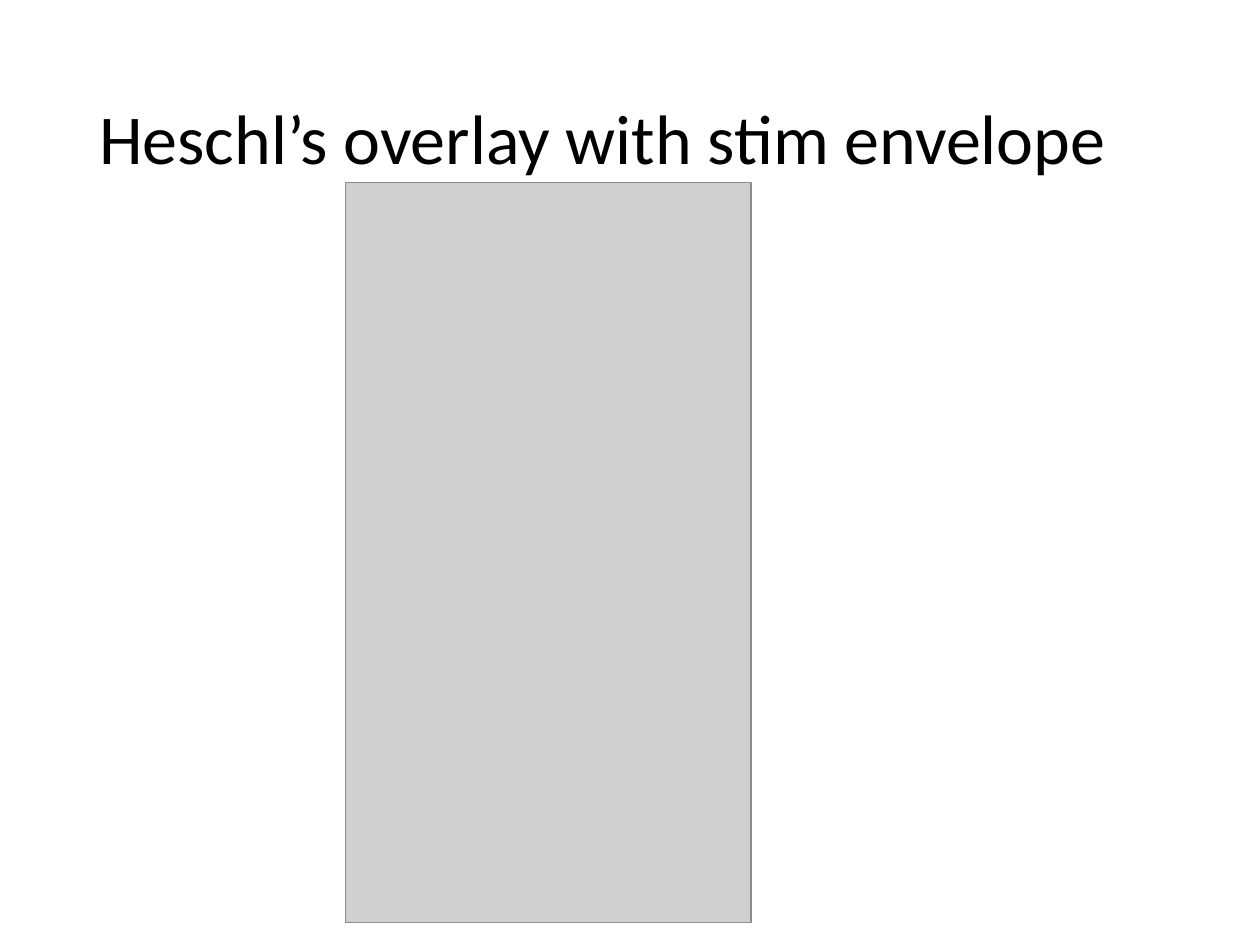
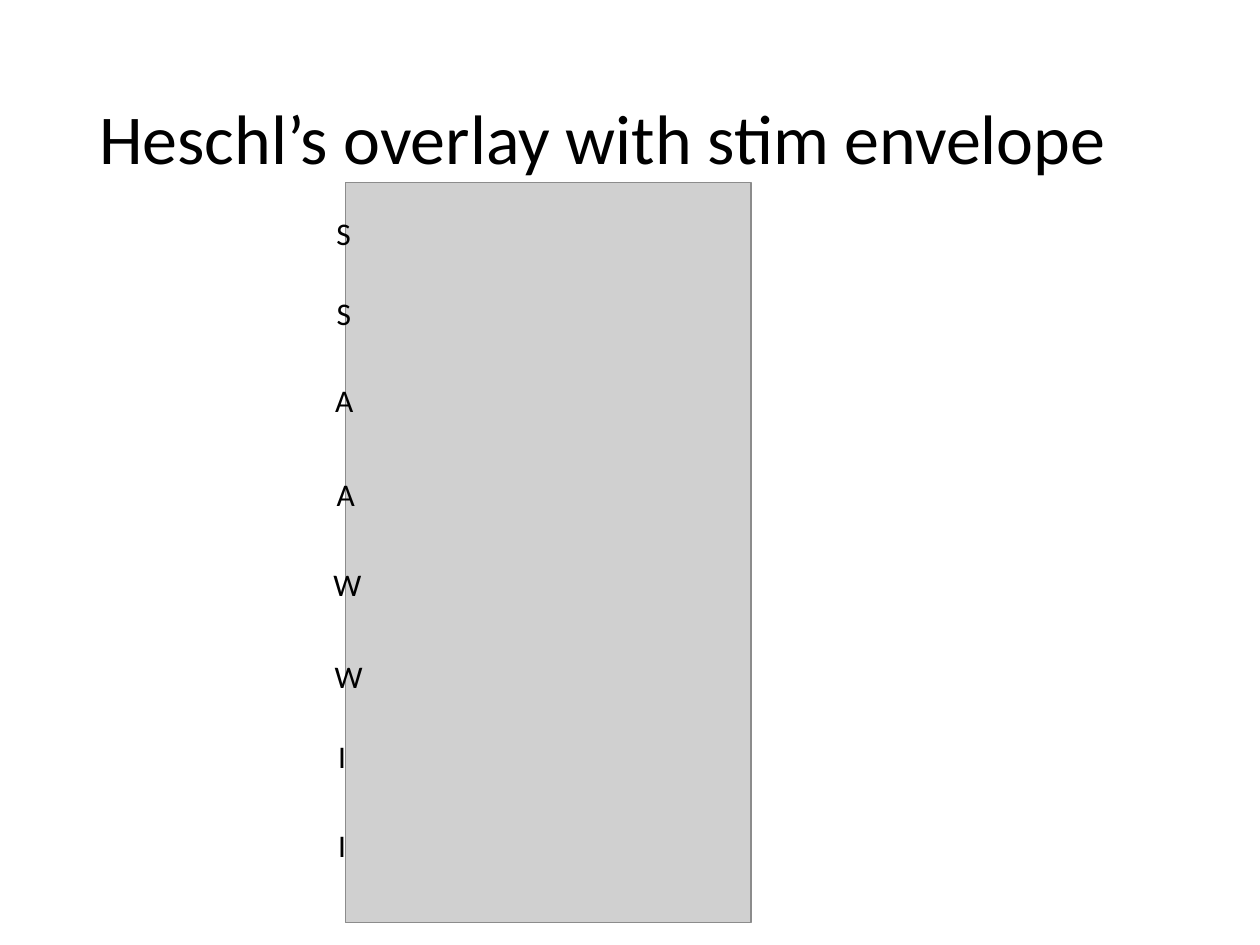
Before and after one commit to asternin/PhDProject, a slide deck: slide 22 of Meetings/2019.06.04-CommitteeMeeting.pptx. Drawn at 1260x945 pixels with LibreOffice and Linux fonts; fonts in the diff are those of the drawing; grey boxes stand for pictures. Boxes give left, top, right and bottom in pixels: in the first picture for what was removed or moved away, otherwise in the second. Text is boxed around its words. In the diff, an @@ line names an element or a change of style, - is before the commit and + after.

```diff
--- a/Meetings/2019.06.04-CommitteeMeeting.pptx
+++ b/Meetings/2019.06.04-CommitteeMeeting.pptx
@@ text added at bbox=[336, 219, 350, 253], 18 pt, text #000000 @@
+S
@@ text added at bbox=[337, 298, 351, 332], 18 pt, text #000000 @@
+S
@@ text added at bbox=[335, 386, 353, 420], 18 pt, text #000000 @@
+A
@@ text added at bbox=[337, 480, 355, 514], 18 pt, text #000000 @@
+A
@@ text added at bbox=[333, 569, 361, 603], 18 pt, text #000000 @@
+W
@@ text added at bbox=[335, 661, 363, 695], 18 pt, text #000000 @@
+W
@@ text added at bbox=[338, 742, 346, 776], 18 pt, text #000000 @@
+I
@@ text added at bbox=[338, 831, 346, 865], 18 pt, text #000000 @@
+I
```
Also in this commit, not shown: 9 other slides changed, 1 slide added, 5 other files.
